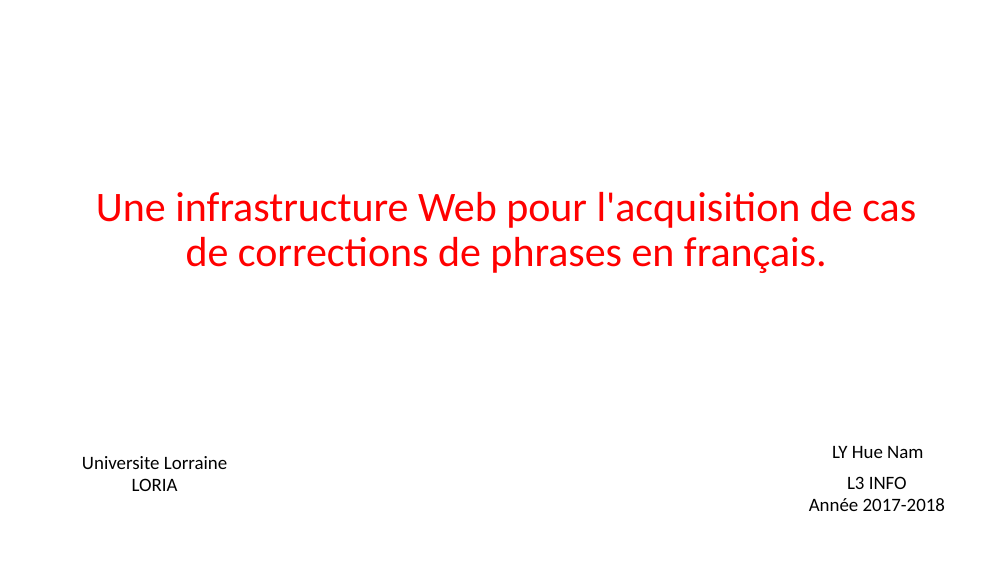
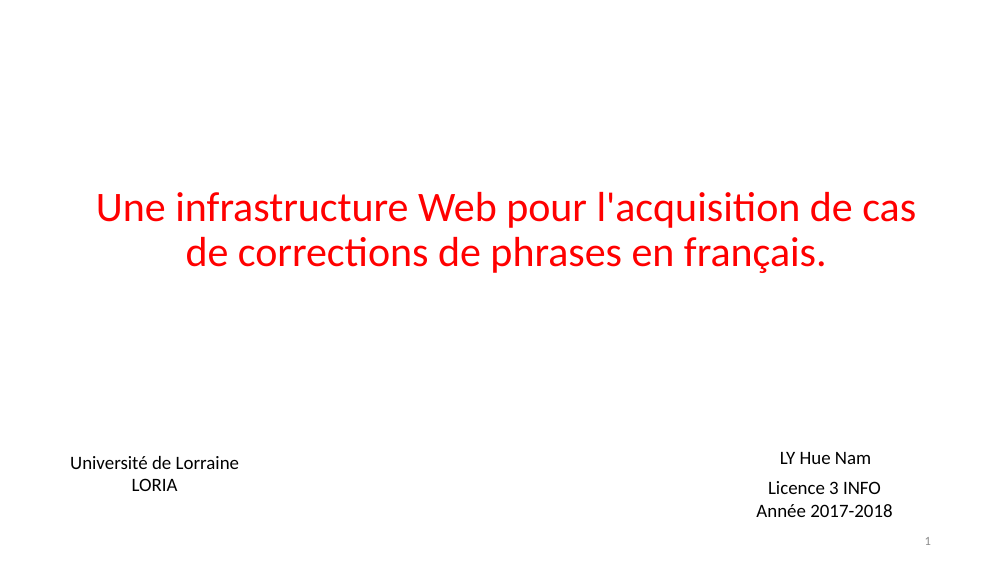
Before and after one commit to Sle3pingForest/StageL3, a slide deck: slide 1 of RapportNam/soutenance.pptx. Drawn at 1008x567 pixels with LibreOffice and Linux fonts; fonts in the diff are those of the drawing. Boxes give left, top, right and bottom in pixels: in the first picture for what was removed or moved away, otherwise in the second. Text is boxed around its words. In the diff, an @@ line names an element or a change of style, - is before the commit and + after.

Commit message:
update slide

```diff
--- a/RapportNam/soutenance.pptx
+++ b/RapportNam/soutenance.pptx
@@ text "LY Hue Nam": place and size @@
-text "LY Hue Nam" at (832,446,923,458)
+text "LY Hue Nam" at (780,452,871,464)
@@ text at (70,456,239,469): text changed @@
-Universite Lorraine
+Université de Lorraine
@@ text "Licence 3 INFO": place and size @@
-text "Licence 3 INFO" at (809,476,945,511)
+text "Licence 3 INFO" at (756,481,892,517)
@@ text at (768,481,881,494): text changed @@
-L3 INFO
+Licence 3 INFO
@@ page number added at (925,537,931,545), 12 pt, text #8C8C8C @@
+1
```
Also in this commit, not shown: 14 other slides changed.
